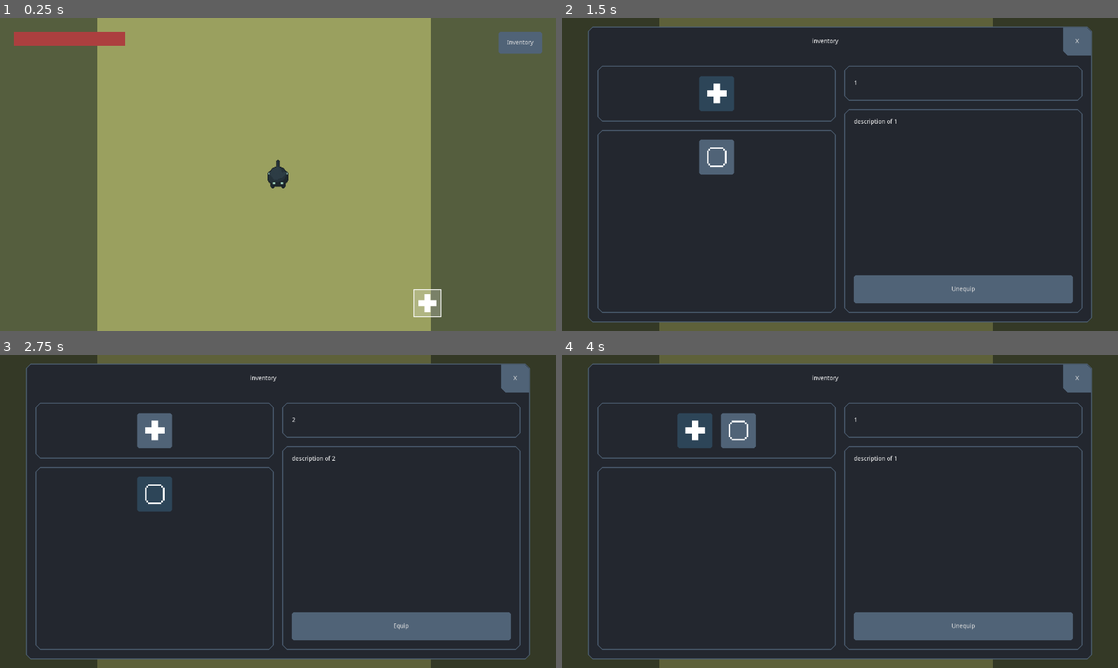
Above: before the commit, frames 1-4 (two rows, left to right).
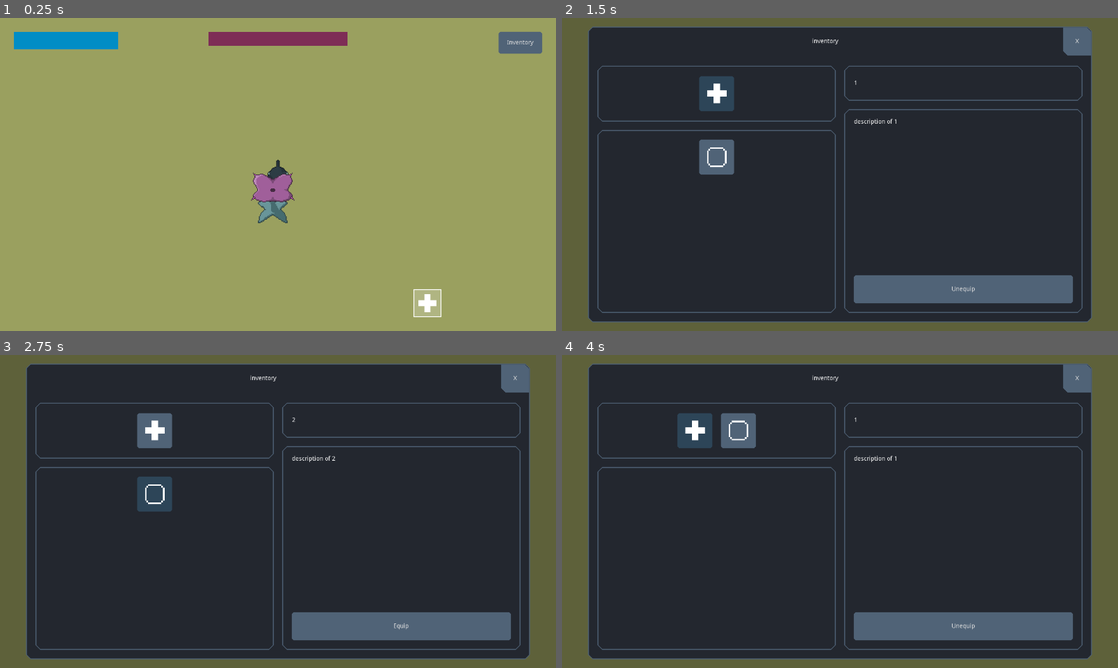
Above: after the commit, the same moments.

Repository: deerformera/neruka
Game: Godot game, scene res://worlds/world.tscn
Same seed, same stepped clock (60 frames per second), same inputs: the game is played once before the commit and once after it.
Inputs (mouse positions are in pixels of both pictures, inside the frame that each line leads up to):
- Up to frame 1 (0.25 s): no input
- Up to frame 2 (1.5 s): click "Inventory" at 0.5 s; click (717, 93) at 1.25 s
- Up to frame 3 (2.75 s): click (155, 492) at 2 s
- Up to frame 4 (4 s): click "Equip" at 2.75 s; click (695, 430) at 3.52 s

The runs differ from the first frame. In frame 1, 42% of the frame differs, in the area x 0-100%, y 0-100%; in frame 2, 11%; in frame 3, 11%; in frame 4, 11%.

Commit message:
healthbar transition

Diff:
--- a/characters/pincho/pincho.tscn
+++ b/characters/pincho/pincho.tscn
@@ -153,7 +153,8 @@
 collision_layer = 4
 collision_mask = 0
 script = ExtResource( 2 )
-health = 3
+health = 5
+damage = 3
 id = 1
 
 [node name="Sprite" type="Sprite" parent="."]
--- a/characters/pincho/pinchoBullet.gd
+++ b/characters/pincho/pinchoBullet.gd
@@ -11,4 +11,4 @@
 		self.queue_free()
 
 func onHit(body: Character):
-	body.emit_signal("damaged", 1)
+	body.emit_signal("damaged", get_parent().damage)
--- a/gui/HUD.gd
+++ b/gui/HUD.gd
@@ -4,7 +4,8 @@
 
 func _ready():
 	$M/Top/Button.connect("pressed", self, "pressed")
-	$M/Top/CatHealthbar.max_value = CatController.Level.getLevelValue()["health"]
+	$M/Top/CatHealthbar/Background.max_value = CatController.Level.getLevelValue()["health"]
+	$M/Top/CatHealthbar/Foreground.max_value = CatController.Level.getLevelValue()["health"]
 
 func pressed():
 	Tab.open("inventory")
@@ -21,4 +22,5 @@
 
 func _physics_process(delta):
 	if boss: $M/C/BossHealthbar.value = boss.health * 10
-	$M/Top/CatHealthbar.value = Utils.get_cat().health
+	$M/Top/CatHealthbar/Foreground.value = Utils.get_cat().health
+	$M/Top/CatHealthbar/Background.value = lerp($M/Top/CatHealthbar/Background.value, $M/Top/CatHealthbar/Foreground.value, 0.2)
--- a/gui/HUD.tscn
+++ b/gui/HUD.tscn
@@ -1,14 +1,16 @@
-[gd_scene load_steps=6 format=2]
+[gd_scene load_steps=7 format=2]
 
 [ext_resource path="res://gui/HUD.gd" type="Script" id=1]
 [ext_resource path="res://gui/default.tres" type="Theme" id=2]
 [ext_resource path="res://gui/controlDesktop.tscn" type="PackedScene" id=3]
 
-[sub_resource type="StyleBoxFlat" id=1]
-bg_color = Color( 0.678431, 0.25098, 0.25098, 1 )
+[sub_resource type="StyleBoxFlat" id=2]
+bg_color = Color( 0, 0.929412, 1, 1 )
 
-[sub_resource type="StyleBoxFlat" id=2]
-bg_color = Color( 0.227451, 0.239216, 0.282353, 1 )
+[sub_resource type="StyleBoxFlat" id=3]
+bg_color = Color( 0, 0.556863, 0.776471, 1 )
+
+[sub_resource type="StyleBoxEmpty" id=1]
 
 [node name="HUD" type="CanvasLayer"]
 script = ExtResource( 1 )
@@ -31,14 +33,27 @@
 mouse_filter = 2
 size_flags_vertical = 0
 
-[node name="CatHealthbar" type="ProgressBar" parent="M/Top"]
-margin_right = 256.0
-margin_bottom = 32.0
-rect_min_size = Vector2( 256, 32 )
-mouse_filter = 2
-custom_styles/fg = SubResource( 1 )
-custom_styles/bg = SubResource( 2 )
-value = 50.0
+[node name="CatHealthbar" type="Control" parent="M/Top"]
+margin_bottom = 50.0
+
+[node name="Background" type="ProgressBar" parent="M/Top/CatHealthbar"]
+margin_right = 40.0
+margin_bottom = 14.0
+rect_min_size = Vector2( 240, 40 )
+custom_styles/fg = SubResource( 2 )
+max_value = 10.0
+value = 6.0
+percent_visible = false
+
+[node name="Foreground" type="ProgressBar" parent="M/Top/CatHealthbar"]
+margin_right = 40.0
+margin_bottom = 14.0
+rect_min_size = Vector2( 240, 40 )
+custom_styles/fg = SubResource( 3 )
+custom_styles/bg = SubResource( 1 )
+max_value = 10.0
+step = 1.0
+value = 5.0
 percent_visible = false
 
 [node name="Button" type="Button" parent="M/Top"]
--- a/worlds/world.tscn
+++ b/worlds/world.tscn
@@ -221,7 +221,7 @@
 [node name="World" type="Node2D"]
 
 [node name="Cat" parent="." instance=ExtResource( 2 )]
-position = Vector2( 5968, -296 )
+position = Vector2( 6000, -928 )
 
 [node name="Maps" type="Node" parent="."]
 
@@ -248,6 +248,7 @@
 
 [node name="Pincho" parent="Maps/Savanna/Bosses/PinchoArea" instance=ExtResource( 7 )]
 position = Vector2( 5994, -888 )
+z_index = 1
 
 [node name="TileMap" type="TileMap" parent="Maps/Savanna/Bosses/PinchoArea"]
 tile_set = SubResource( 10 )
